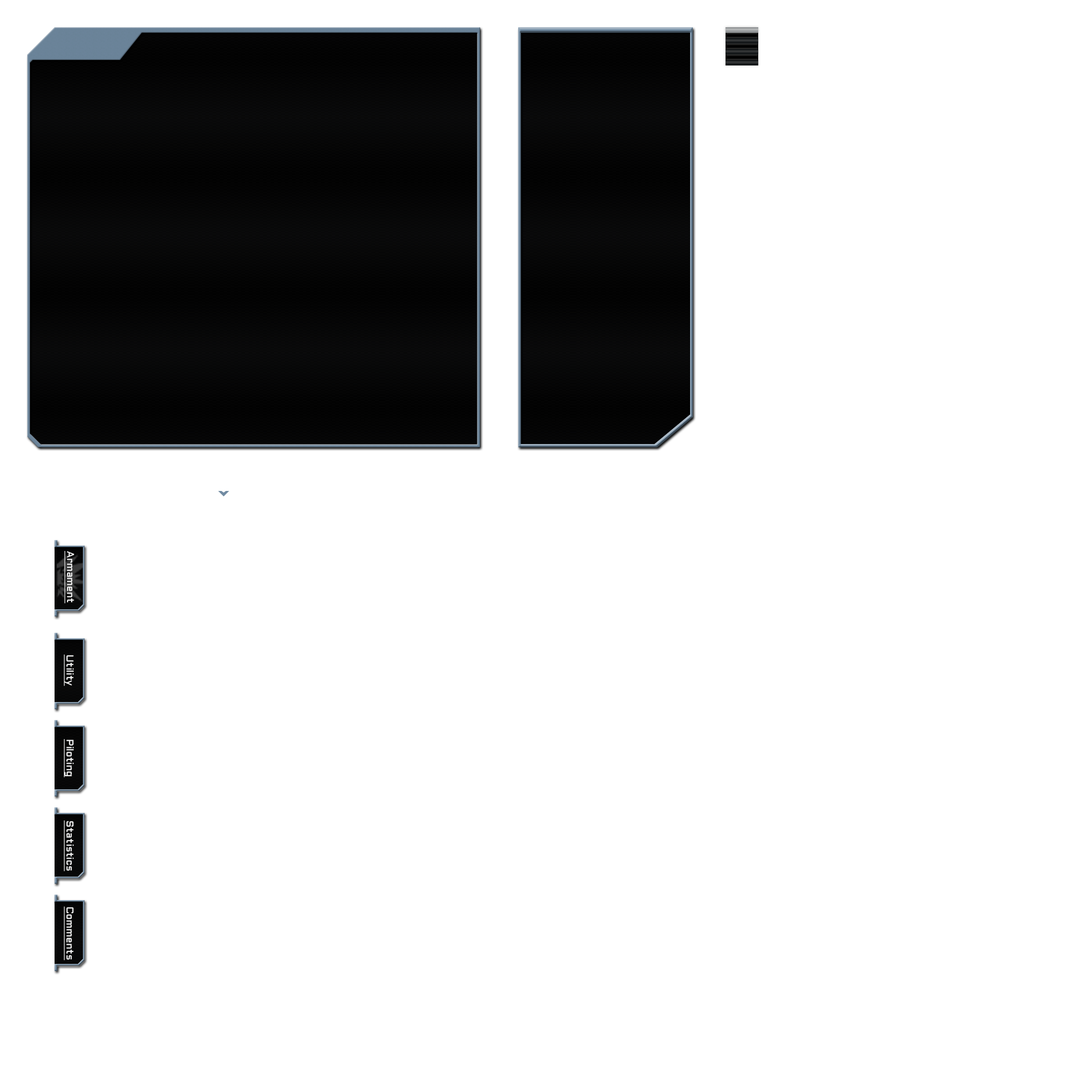
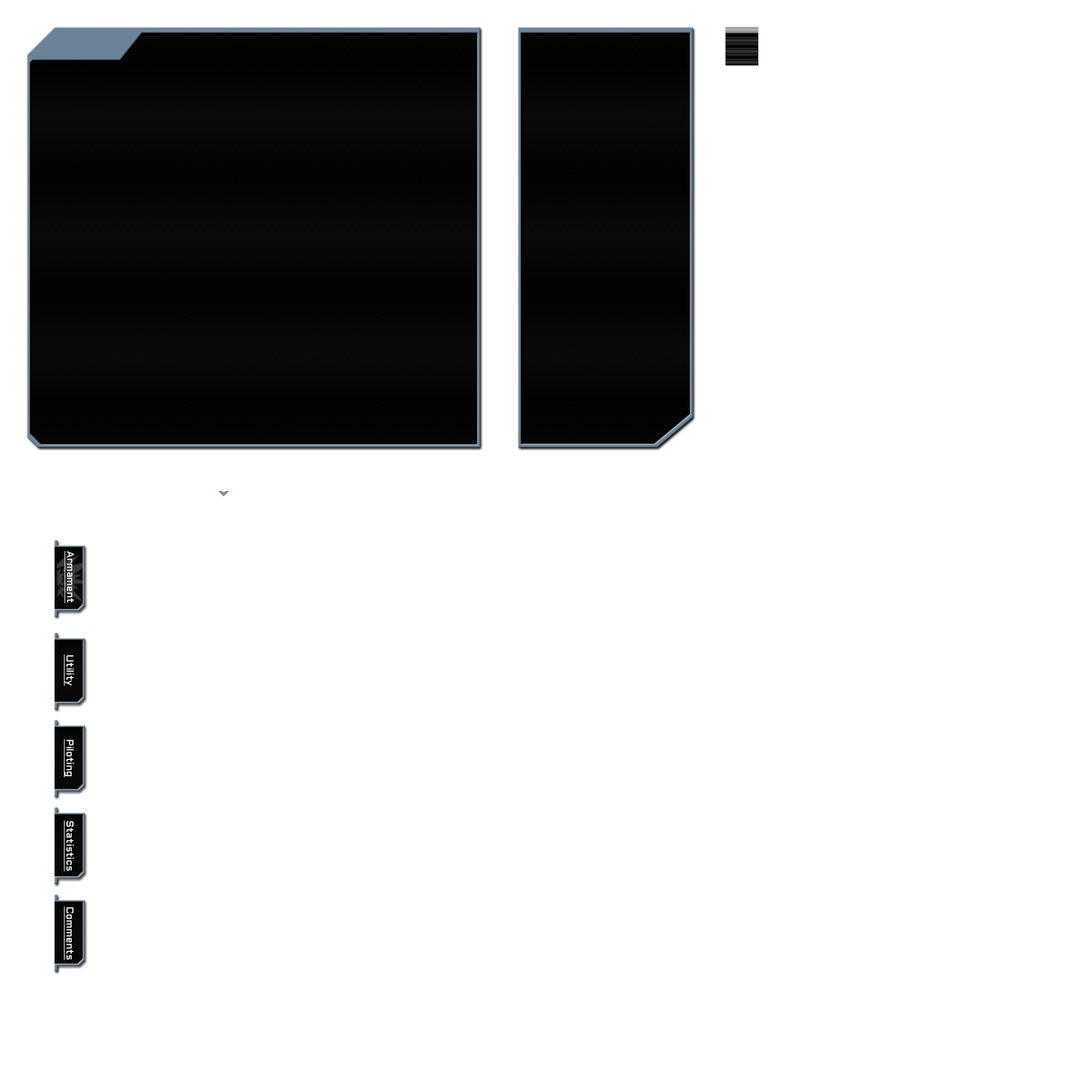
Layered file, before and after one edit (w=1091, h=1091). Changes by layer:
pixels changed over (54, 26, 694, 972) (layer not identified)
